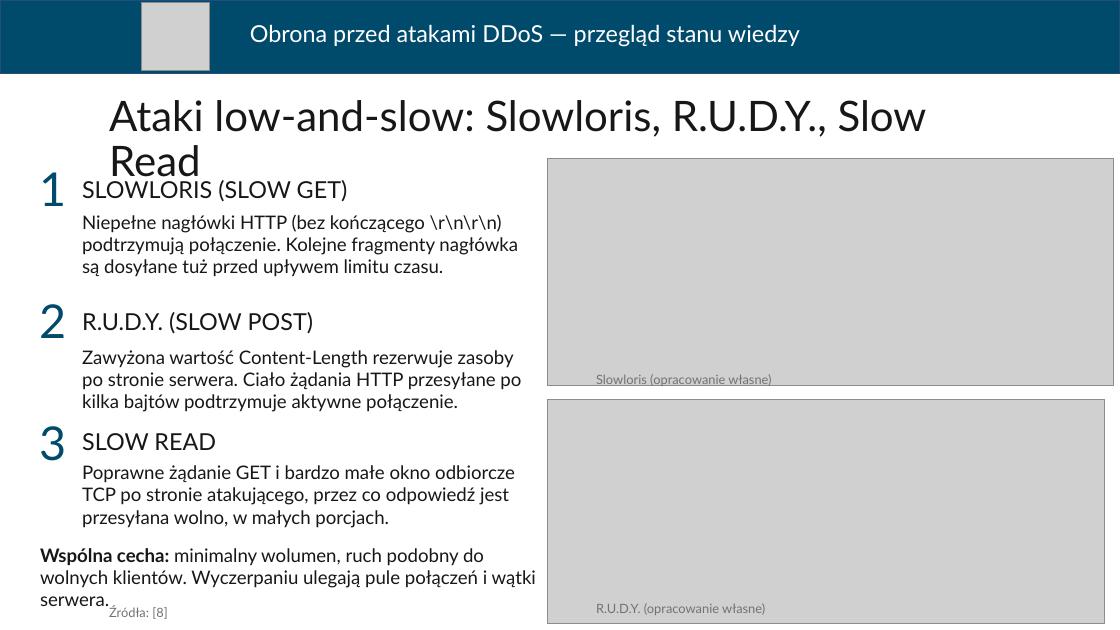
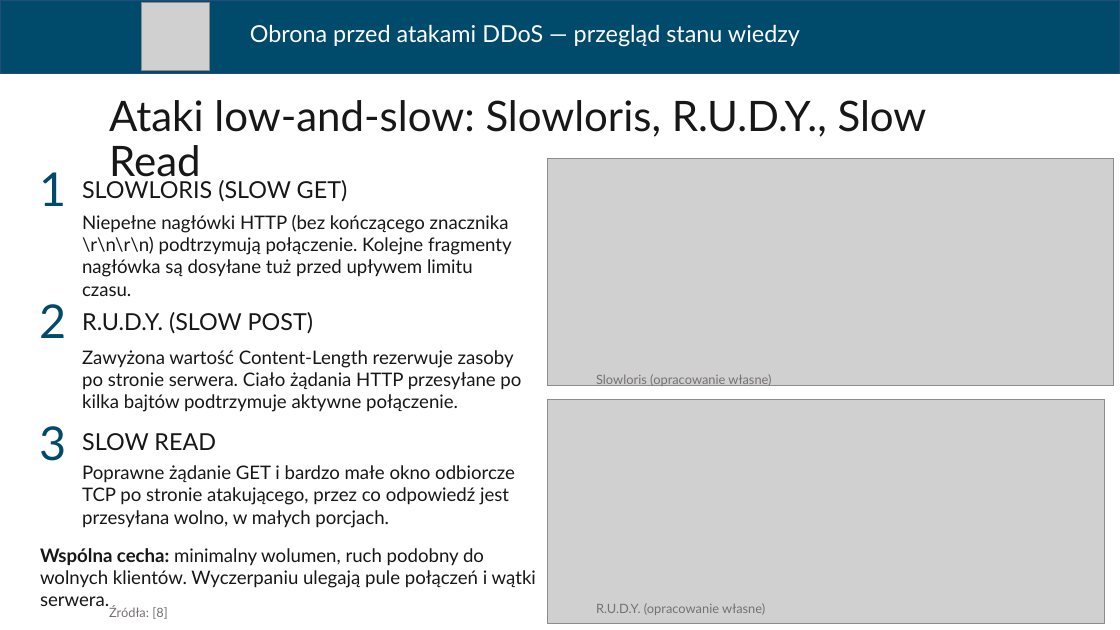
Before and after one commit to ArturBrogowicz/code, a slide deck: slide 9 of presentation/Prezentacja_WEiTI_PL.pptx (slide 8 before the commit). Drawn at 1120x630 pixels with LibreOffice and Linux fonts; fonts in the diff are those of the drawing; grey boxes stand for pictures. Boxes give left, top, right and bottom in pixels: in the first picture for what was removed or moved away, otherwise in the second. Text is boxed around its words. In the diff, an @@ line names an element or a change of style, - is before the commit and + after.

```diff
--- a/presentation/Prezentacja_WEiTI_PL.pptx
+++ b/presentation/Prezentacja_WEiTI_PL.pptx
@@ text at bbox=[82, 215, 512, 277]: text changed @@
-Niepełne nagłówki HTTP (bez kończącego \r\n\r\n) podtrzymują połączenie. Kolejne fragmenty nagłówka są dosyłane tuż przed upływem limitu czasu.
+Niepełne nagłówki HTTP (bez kończącego znacznika \r\n\r\n) podtrzymują połączenie. Kolejne fragmenty nagłówka są dosyłane tuż przed upływem limitu czasu.
```
Also in this commit, not shown: 10 other slides changed, 1 slide added, 1 slide removed.
